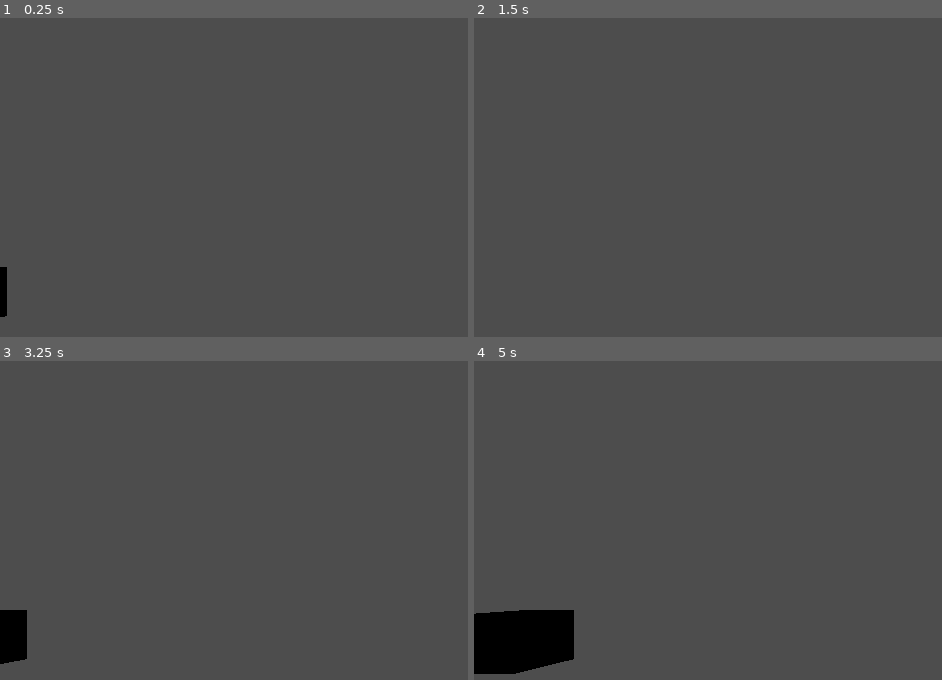
Above: before the commit, frames 1-4 (two rows, left to right).
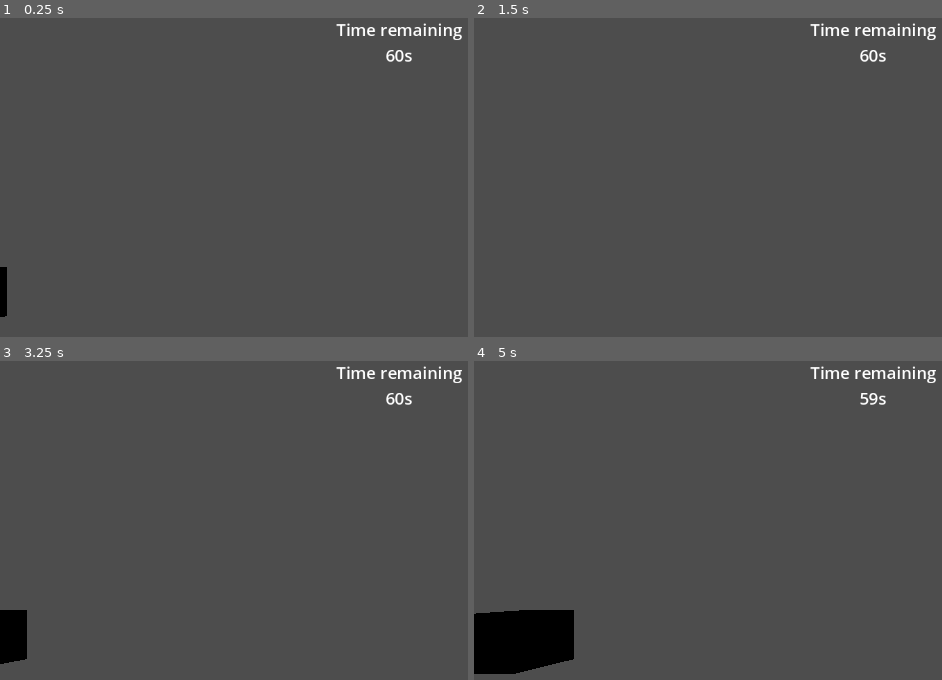
Above: after the commit, the same moments.

Repository: UnhingeDoor/Winter-Jam
Game: Godot game, scene res://Scenes/Main.tscn
Same seed, same stepped clock (60 frames per second), same inputs: the game is played once before the commit and once after it.
Inputs:
- Up to frame 1 (0.25 s): no input
- Up to frame 2 (1.5 s): tap Enter at 0.5, 1.35 s; hold Enter 0.53-1.28 s; tap Space at 0.77 s
- Up to frame 3 (3.25 s): tap Space at 1.52, 2.75, 3.02 s; hold Enter 2.03-2.78 s; tap Enter at 2.85 s
- Up to frame 4 (5 s): hold Enter 3.53-4.28 s; tap Space at 3.77, 4.52 s; tap Enter at 4.35 s

The runs differ from the first frame. In frame 1, 0.6% of the frame differs, in the area x 71-99%, y 1-14%; in frame 2, 0.6%; in frame 3, 0.6%; in frame 4, 0.6%.

Commit message:
Add shift timer

Diff:
--- a/Scenes/Main.tscn
+++ b/Scenes/Main.tscn
@@ -1,20 +1,20 @@
-[gd_scene load_steps=4 format=3 uid="uid://dlh5cycdoad8o"]
+[gd_scene load_steps=5 format=3 uid="uid://dlh5cycdoad8o"]
 
 [ext_resource type="PackedScene" uid="uid://1x65lccosvku" path="res://Scenes/Player.tscn" id="1_i0wqk"]
 [ext_resource type="PackedScene" uid="uid://cuxdvqwiaaatv" path="res://Scenes/Present.tscn" id="2_enisl"]
+[ext_resource type="PackedScene" uid="uid://s4oqqr201p7v" path="res://Scenes/UserInterface.tscn" id="4_eqy1v"]
 
 [sub_resource type="GDScript" id="GDScript_ud5np"]
 script/source = "extends Node
 
 signal present_despawned
 
-
-@export var max_present_on_screen_count = 2
-
+@export var max_present_on_screen_count: int = 2
 @export var present_scene: PackedScene
 @export var default_present_spawn_pos: Vector3
 
-@export var present_spawn_pos: Vector3
+var present_spawn_pos: Vector3
+
 
 func _process(_delta):
 	# Restart Scene
@@ -33,7 +33,10 @@
 
 func instantiate_object(present):
 	add_child(present, true)
-	pass
+
+
+func _on_level_timer_timeout():
+	get_tree().reload_current_scene()
 "
 
 [node name="Main" type="Node"]
@@ -49,6 +52,14 @@
 [node name="Present" parent="." instance=ExtResource("2_enisl")]
 transform = Transform3D(1, 0, 0, 0, 1, 0, 0, 0, 1, -10, 0, 0)
 
+[node name="UserInterface" parent="." instance=ExtResource("4_eqy1v")]
+
+[node name="LevelTimer" type="Timer" parent="."]
+wait_time = 60.0
+one_shot = true
+autostart = true
+
 [connection signal="present_despawned" from="." to="." method="_on_present_despawned"]
 [connection signal="inspection_exited" from="Present" to="." method="_on_present_inspection_exited"]
 [connection signal="tree_exited" from="Present" to="." method="_on_present_tree_exited"]
+[connection signal="timeout" from="LevelTimer" to="." method="_on_level_timer_timeout"]
--- /dev/null
+++ b/Scenes/UserInterface.tscn
@@ -0,0 +1,29 @@
+[gd_scene load_steps=3 format=3 uid="uid://s4oqqr201p7v"]
+
+[ext_resource type="Script" path="res://Scripts/TimerLabel.gd" id="1_isr8a"]
+
+[sub_resource type="Theme" id="Theme_jnhec"]
+default_font_size = 24
+
+[node name="UserInterface" type="Control"]
+layout_mode = 3
+anchors_preset = 15
+anchor_right = 1.0
+anchor_bottom = 1.0
+grow_horizontal = 2
+grow_vertical = 2
+theme = SubResource("Theme_jnhec")
+
+[node name="TimerLabel" type="Label" parent="."]
+layout_mode = 1
+anchors_preset = 5
+anchor_left = 0.5
+anchor_right = 0.5
+offset_left = -91.0
+offset_right = 91.0
+offset_bottom = 71.0
+grow_horizontal = 2
+text = "Time remaining
+60s"
+horizontal_alignment = 1
+script = ExtResource("1_isr8a")
--- a/Scripts/Present.gd
+++ b/Scripts/Present.gd
@@ -9,7 +9,6 @@
 var is_inspected: bool = false
 
 @onready var player: Node3D = get_node("../Player")
-
 
 func _process(_delta):
 	#TODO Replace with button event
@@ -29,11 +28,9 @@
 		if not is_getting_inspected:
 			is_getting_inspected = true
 			inspection_entered.emit()
-		#TODO emit signal to pause other presents
 	elif not GlobalVariables.inspection_in_progress:
 		position.x += move_speed
-	else:
-		pass
+
 
 func initialise(spawn_pos: Vector3):
 	position = spawn_pos
--- /dev/null
+++ b/Scripts/TimerLabel.gd
@@ -0,0 +1,7 @@
+extends Label
+
+@onready var level_timer: Timer = get_tree().root.get_node("Main/LevelTimer")
+
+func _process(delta):
+	var time_left = String.num(level_timer.time_left, 0)
+	text = "Time remaining \n%ss" % time_left
